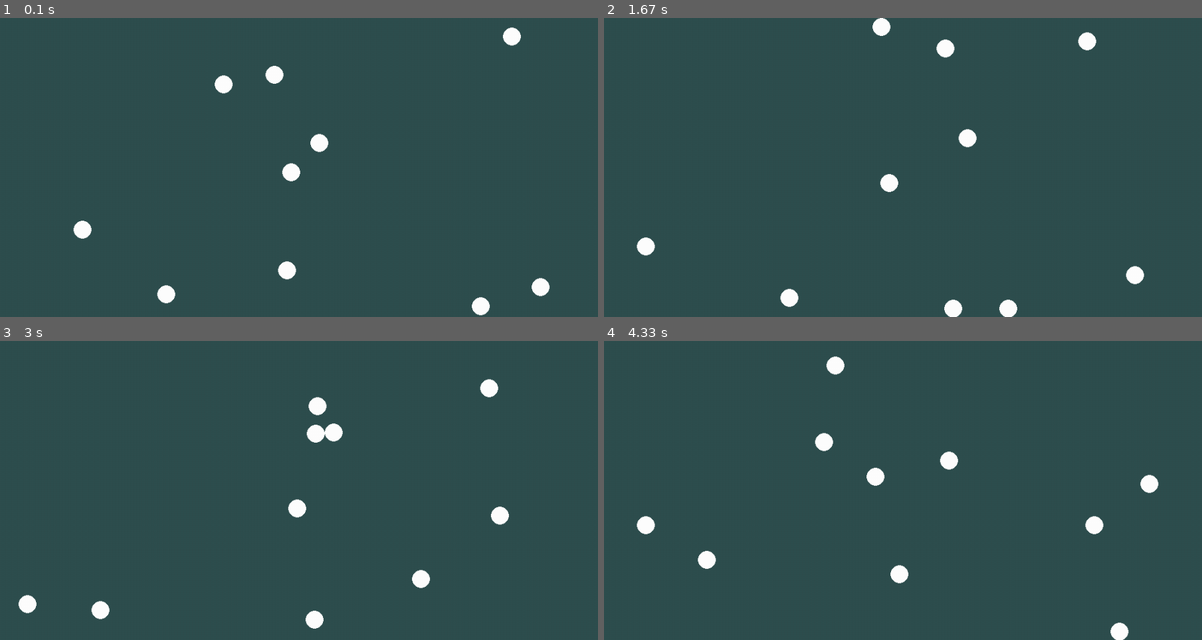
Above: before the commit, frames 1-4 (two rows, left to right).
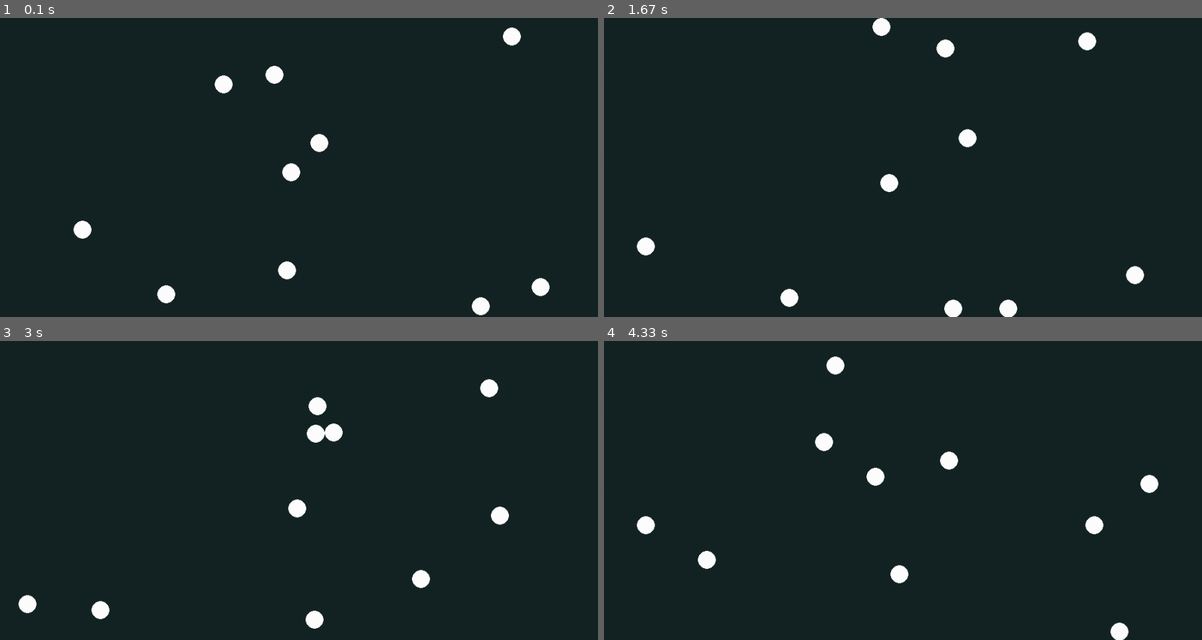
Above: after the commit, the same moments.

Repository: darceno/lifebox-simulator
Game: pygame game, started from src/main.py
The game is run twice, just before and just after one commit, with the same random seed, the same clock (stepped at 60 frames per second) and the same inputs.
Inputs:
- Up to frame 1 (0.1 s): no input
- Up to frame 2 (1.67 s): no input
- Up to frame 3 (3 s): no input
- Up to frame 4 (4.33 s): no input

The runs differ from the first frame. In frame 1, 99% of the frame differs, in the area x 0-100%, y 0-100%; in frame 2, 99%; in frame 3, 99%; in frame 4, 99%.

Commit message:
Add background color variable

Diff:
--- a/src/main.py
+++ b/src/main.py
@@ -4,6 +4,7 @@
 WIDTH_SIZE, HEIGHT_SIZE = 1000, 500
 FPS = 60
 SPEED = 2
+BG_COLOR = (21, 36, 36)
 
 # Pygame setup
 pygame.init()
@@ -95,7 +96,7 @@
             if event.type == pygame.QUIT:
                 run = False
 
-        screen.fill("darkslategray")
+        screen.fill(BG_COLOR)
         update_screen()
 
     pygame.quit()
